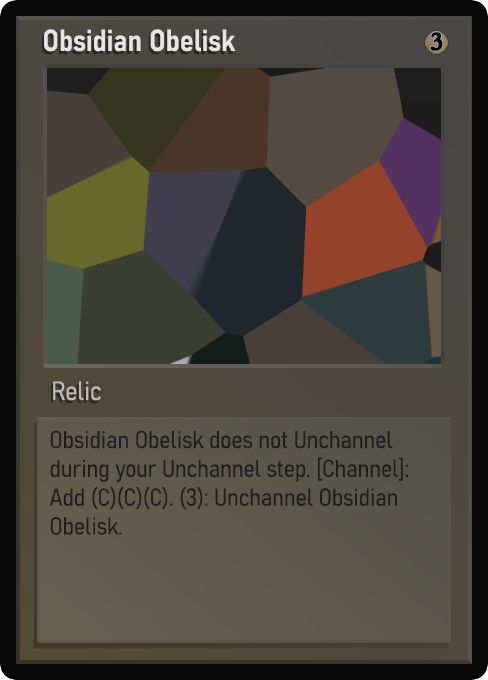
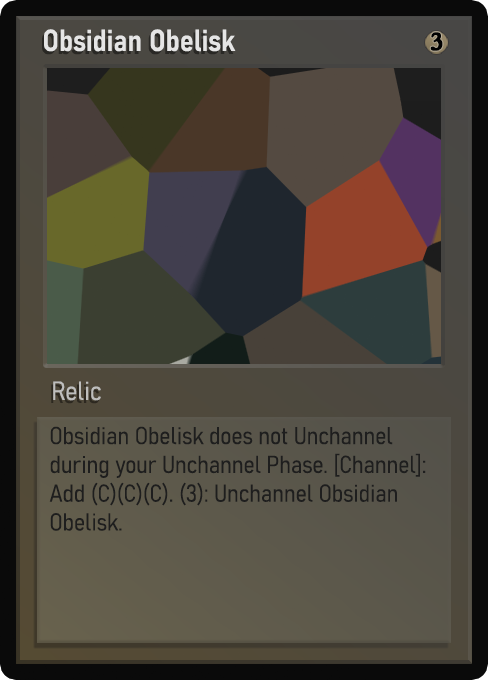
Layered file, before and after one edit (488 × 680). Changes by layer:
painted on "Desc_norm" over <box>49,426,426,535</box>
